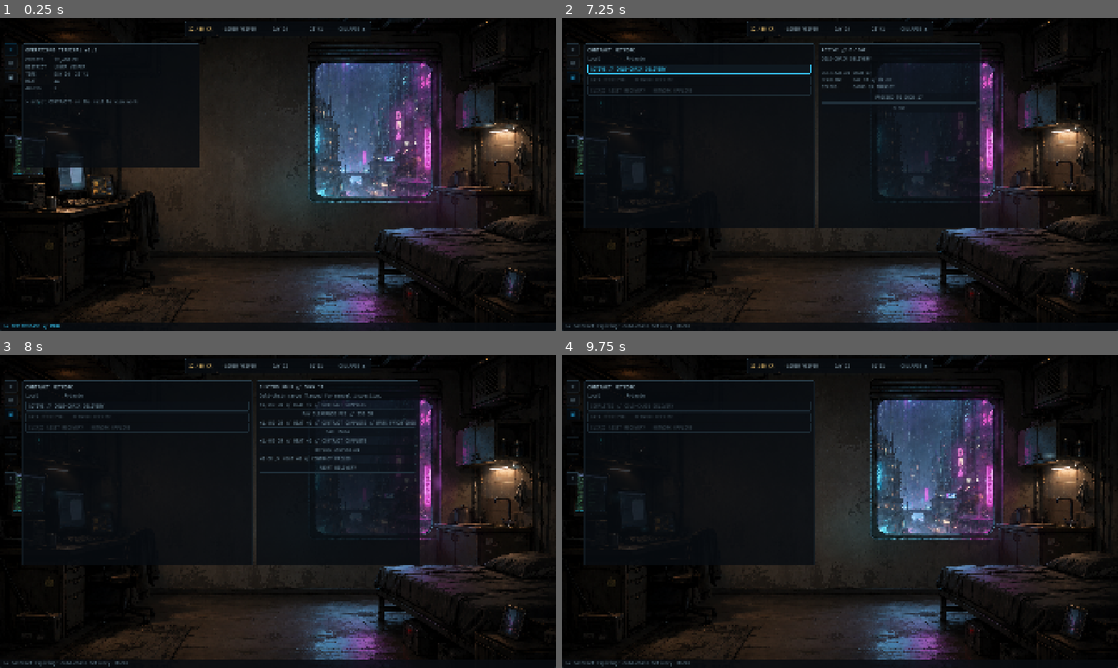
Above: before the commit, frames 1-4 (two rows, left to right).
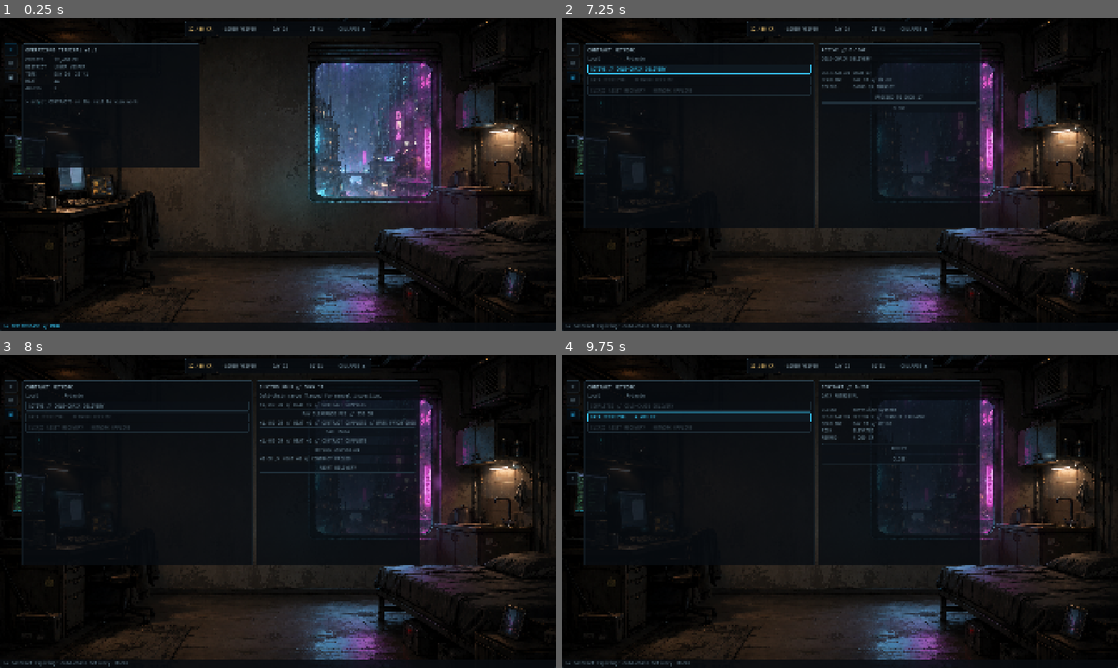
Above: after the commit, the same moments.

Repository: merlinbr/operator
Game: Godot game, scene res://scenes/main/main.tscn
Two runs of this game, one before a commit and one after it. Both use one fixed random seed, a clock stepped at 60 frames per second and the inputs below.
Inputs (mouse positions are in pixels of both pictures, inside the frame that each line leads up to):
- Up to frame 1 (0.25 s): no input
- Up to frame 2 (7.25 s): click "COLLAPSE ▲" at 0.5 s; click "EXPAND ▼" at 1.25 s; click "◈" at 2 s; click "✉" at 2.75 s; click "▣" at 3.5 s; click "!" at 4.25 s; click "COLD-CHAIN DELIVERY 1,400 CR" at 5 s; click "ACCEPT" at 5.75 s; click "ACTIVE // COLD-CHAIN DELIVERY" at 6.5 s
- Up to frame 3 (8 s): click "PROCEED TO DOCK 17" at 7.25 s
- Up to frame 4 (9.75 s): click "PAY CLEARANCE FEE // 250 CR" at 8 s; click "ACKNOWLEDGE" at 8.75 s; click (701, 417) at 9.5 s, where only the run after the commit has a clickable "DATA RETRIEVAL 4,200 CR"

Frames 1-3 are identical in both runs. In frame 4, 13% of the frame differs, in the area x 4-76%, y 8-68%.

Commit message:
feat: add contract portfolio progression

Diff:
--- a/autoload/game_state.gd
+++ b/autoload/game_state.gd
@@ -80,7 +80,32 @@
 
 func get_contract(id: StringName) -> Dictionary:
 	var index := _contract_index(id)
-	return {} if index < 0 else contracts[index].duplicate(true)
+	if index < 0:
+		return {}
+	var snapshot: Dictionary = contracts[index].duplicate(true)
+	if snapshot.has("complication"):
+		snapshot.complication.choices = _available_choices(contracts[index])
+	return snapshot
+
+func _available_choices(contract: Dictionary) -> Array[Dictionary]:
+	var available: Array[Dictionary] = []
+	if not contract.has("complication"):
+		return available
+	for choice: Dictionary in contract.complication.choices:
+		if choice.has("max_heat") and heat > int(choice.max_heat):
+			continue
+		if choice.has("min_heat") and heat < int(choice.min_heat):
+			continue
+		if choice.get("requires_mara_favor", false) and not mara_favor_owed:
+			continue
+		available.append(choice)
+	return available
+
+func _choice(choices: Array[Dictionary], choice_id: StringName) -> Dictionary:
+	for choice: Dictionary in choices:
+		if choice.id == choice_id:
+			return choice
+	return {}
 
 func accept_contract(id: StringName) -> bool:
 	var index := _contract_index(id)
@@ -94,7 +119,7 @@
 	active_contract_id = id
 	contracts_changed.emit()
 	push_ticker("CONTRACT ACCEPTED // " + contract.code, true)
-	add_message("MARA", "Keep it cold. Keep it boring.")
+	add_message("MARA", contract.accept_message)
 	return true
 
 func proceed_contract(id: StringName) -> bool:
@@ -107,15 +132,10 @@
 	advance_minutes(contract.proceed_minutes)
 	contract.phase = &"customs_hold"
 	contracts_changed.emit()
-	push_ticker("CUSTOMS HOLD // " + contract.destination, true)
-	add_message("MARA", "Customs is fishing for an excuse.")
+	push_ticker(contract.complication.title, true)
+	add_message("MARA", contract.proceed_message)
 	return true
 
-func _choice(contract: Dictionary, choice_id: StringName) -> Dictionary:
-	for choice: Dictionary in contract.complication.choices:
-		if choice.id == choice_id:
-			return choice
-	return {}
 
 func resolve_contract(id: StringName, choice_id: StringName) -> bool:
 	var index := _contract_index(id)
@@ -124,7 +144,7 @@
 	var contract: Dictionary = contracts[index]
 	if contract.status != &"active" or contract.phase != &"customs_hold":
 		return false
-	var choice := _choice(contract, choice_id)
+	var choice := _choice(_available_choices(contract), choice_id)
 	if choice.is_empty():
 		return false
 	if choice.credit_delta != 0:
@@ -133,28 +153,27 @@
 		heat += choice.heat_delta
 	if choice.get("sets_mara_favor_owed", false):
 		mara_favor_owed = true
+	if choice.get("clears_mara_favor", false):
+		mara_favor_owed = false
+	_unlock_contract(choice.get("unlocks_contract_id", &""))
 	contract.status = choice.terminal_status
 	contract.phase = &"resolved"
 	contract.resolution_id = choice_id
 	active_contract_id = &""
 	contracts_changed.emit()
-	_push_resolution_feedback(choice_id)
+	_push_resolution_feedback(choice)
 	return true
 
-func _push_resolution_feedback(choice_id: StringName) -> void:
-	match choice_id:
-		&"pay_fee":
-			push_ticker("CONTRACT COMPLETE // +1,150 CR", true)
-			add_message("MARA", "Paperwork cost less than a seizure.")
-		&"call_mara":
-			push_ticker("CONTRACT COMPLETE // +1,400 CR", true)
-			add_message("MARA", "You owe me one.")
-		&"bypass":
-			push_ticker("CONTRACT COMPLETE // +1,400 CR // HEAT +2", true)
-			add_message("MARA", "The crate moved; so did their cameras.")
-		&"abort":
-			push_ticker("CONTRACT FAILED // DELIVERY ABORTED", true)
-			add_message("MARA", "Walking was cheaper than escalation.")
+func _unlock_contract(id: StringName) -> void:
+	if id == &"":
+		return
+	var index := _contract_index(id)
+	if index >= 0:
+		contracts[index].is_playable = true
+
+func _push_resolution_feedback(choice: Dictionary) -> void:
+	push_ticker(choice.ticker, true)
+	add_message(choice.message_sender, choice.message_preview)
 
 func set_workspace_collapsed(collapsed: bool) -> void:
 	if workspace_collapsed == collapsed:
--- a/tests/test_game_state.gd
+++ b/tests/test_game_state.gd
@@ -6,6 +6,22 @@
 	check(gs.accept_contract(&"cold_chain_delivery"), "accept setup succeeds")
 	check(gs.proceed_contract(&"cold_chain_delivery"), "proceed setup succeeds")
 	return gs
+
+func _resolve_c1042(gs: Node, choice_id: StringName) -> void:
+	check(gs.accept_contract(&"cold_chain_delivery"), "C-1042 accept setup succeeds")
+	check(gs.proceed_contract(&"cold_chain_delivery"), "C-1042 proceed setup succeeds")
+	check(gs.resolve_contract(&"cold_chain_delivery", choice_id), "C-1042 resolution setup succeeds")
+
+func _at_data_customs(gs: Node, c1042_choice: StringName) -> void:
+	_resolve_c1042(gs, c1042_choice)
+	check(gs.accept_contract(&"data_retrieval"), "D-207 accept setup succeeds")
+	check(gs.proceed_contract(&"data_retrieval"), "D-207 proceed setup succeeds")
+
+func _choice_ids(contract: Dictionary) -> Array[StringName]:
+	var ids: Array[StringName] = []
+	for choice: Dictionary in contract.complication.choices:
+		ids.append(choice.id)
+	return ids
 
 func _run() -> void:
 	var gs := GameStateScript.new()
@@ -123,4 +139,87 @@
 	check(abort_gs.get_contract(&"cold_chain_delivery").status == &"failed", "abort fails contract")
 	abort_gs.free()
 
+	var locked_gs := GameStateScript.new()
+	check(not locked_gs.get_contract(&"data_retrieval").is_playable
+		and not locked_gs.get_contract(&"clinic_asset_recovery").is_playable,
+		"only C-1042 is playable in fresh state")
+	check(not locked_gs.accept_contract(&"data_retrieval"), "locked D-207 cannot be accepted")
+	locked_gs.free()
+
+	var failure_unlock_gs := GameStateScript.new()
+	_resolve_c1042(failure_unlock_gs, &"abort")
+	check(failure_unlock_gs.get_contract(&"data_retrieval").is_playable,
+		"failed C-1042 still unlocks D-207")
+	check(failure_unlock_gs.accept_contract(&"data_retrieval"),
+		"D-207 accepts after failed C-1042")
+	check(failure_unlock_gs.proceed_contract(&"data_retrieval"),
+		"D-207 proceeds after failed C-1042")
+	check(failure_unlock_gs.resolve_contract(&"data_retrieval", &"abort"), "D-207 abort resolves")
+	check(failure_unlock_gs.get_contract(&"clinic_asset_recovery").is_playable,
+		"failed D-207 still unlocks R-311")
+	failure_unlock_gs.free()
+
+	var low_heat_gs := GameStateScript.new()
+	_at_data_customs(low_heat_gs, &"pay_fee")
+	var low_heat_ids := _choice_ids(low_heat_gs.get_contract(&"data_retrieval"))
+	check(low_heat_ids.has(&"spoof_credentials") and not low_heat_ids.has(&"routed_vendor_id"),
+		"Heat below four exposes spoof credentials only")
+	check(low_heat_gs.resolve_contract(&"data_retrieval", &"spoof_credentials"),
+		"low-Heat spoof resolves")
+	check(low_heat_gs.credits == low_heat_gs.START_CREDITS + 1150 + 4200
+		and low_heat_gs.heat == 2,
+		"spoof awards full data reward without Heat")
+	check(low_heat_gs.get_contract(&"clinic_asset_recovery").is_playable,
+		"D-207 completion unlocks R-311")
+	low_heat_gs.free()
+
+	var high_heat_gs := GameStateScript.new()
+	_at_data_customs(high_heat_gs, &"bypass")
+	var high_heat_ids := _choice_ids(high_heat_gs.get_contract(&"data_retrieval"))
+	check(not high_heat_ids.has(&"spoof_credentials") and high_heat_ids.has(&"routed_vendor_id"),
+		"Heat four replaces spoof credentials with routed vendor ID")
+	var high_heat_credits := high_heat_gs.credits
+	check(not high_heat_gs.resolve_contract(&"data_retrieval", &"spoof_credentials"),
+		"hidden spoof credential choice is rejected")
+	check(high_heat_gs.credits == high_heat_credits
+		and high_heat_gs.active_contract_id == &"data_retrieval",
+		"hidden choice rejection does not mutate state")
+	check(high_heat_gs.resolve_contract(&"data_retrieval", &"routed_vendor_id"),
+		"routed vendor ID resolves at Heat four")
+	check(high_heat_gs.credits == high_heat_gs.START_CREDITS + 1400 + 3550
+		and high_heat_gs.heat == 4,
+		"routed vendor ID pays its authored reduced reward without new Heat")
+	high_heat_gs.free()
+
+	var favor_portfolio_gs := GameStateScript.new()
+	_at_data_customs(favor_portfolio_gs, &"call_mara")
+	check(favor_portfolio_gs.resolve_contract(&"data_retrieval", &"buy_token"),
+		"Mara setup resolves D-207")
+	check(favor_portfolio_gs.accept_contract(&"clinic_asset_recovery"),
+		"R-311 accepts after D-207")
+	check(favor_portfolio_gs.proceed_contract(&"clinic_asset_recovery"),
+		"R-311 proceeds")
+	var recovery_ids := _choice_ids(favor_portfolio_gs.get_contract(&"clinic_asset_recovery"))
+	check(recovery_ids.has(&"settle_mara_favor"),
+		"R-311 exposes favor settlement when owed")
+	check(favor_portfolio_gs.resolve_contract(&"clinic_asset_recovery", &"settle_mara_favor"),
+		"favor settlement resolves")
+	check(not favor_portfolio_gs.mara_favor_owed
+		and favor_portfolio_gs.credits == favor_portfolio_gs.START_CREDITS + 1400 + 3800 + 2600,
+		"favor settlement clears the flag and applies its lower reward")
+	favor_portfolio_gs.free()
+
+	var no_favor_gs := GameStateScript.new()
+	_at_data_customs(no_favor_gs, &"pay_fee")
+	check(no_favor_gs.resolve_contract(&"data_retrieval", &"buy_token"),
+		"no-favor setup resolves D-207")
+	check(no_favor_gs.accept_contract(&"clinic_asset_recovery"),
+		"no-favor R-311 accepts")
+	check(no_favor_gs.proceed_contract(&"clinic_asset_recovery"),
+		"no-favor R-311 proceeds")
+	check(not _choice_ids(no_favor_gs.get_contract(&"clinic_asset_recovery")).has(&"settle_mara_favor"),
+		"R-311 hides settlement when no favor is owed")
+	check(not no_favor_gs.resolve_contract(&"clinic_asset_recovery", &"settle_mara_favor"),
+		"hidden favor settlement is rejected")
+	no_favor_gs.free()
 	gs.free()
